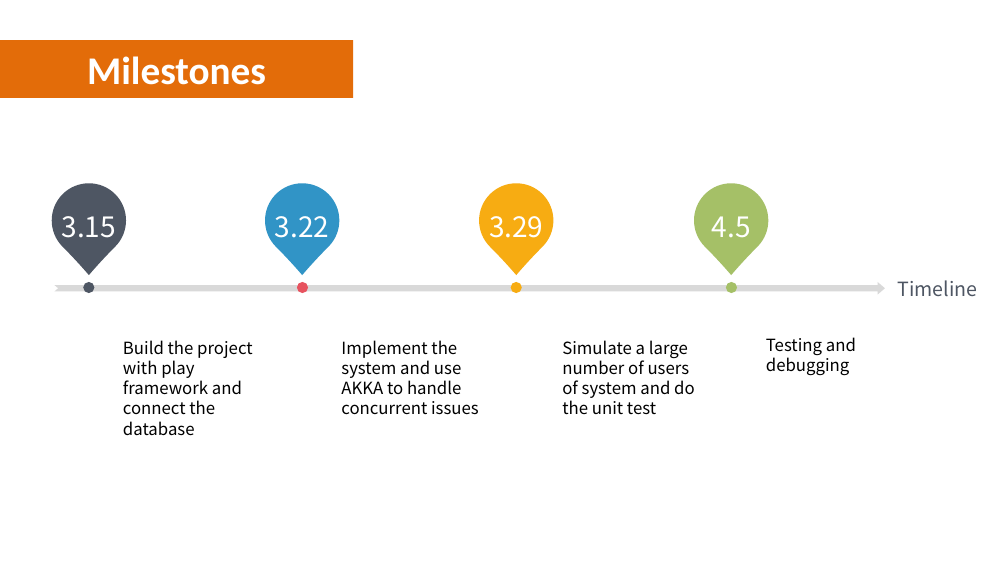
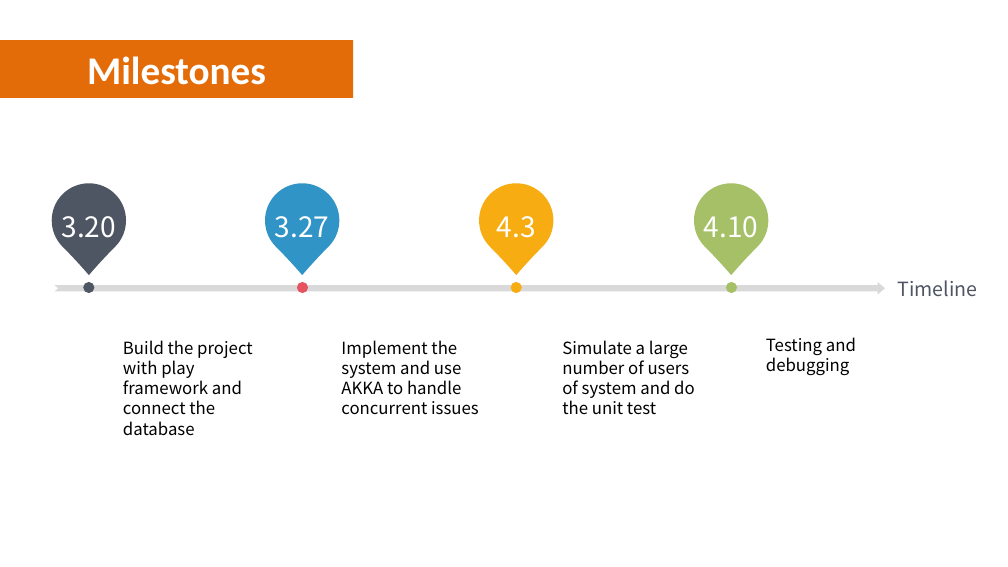
Before and after one commit to kinyang007/CSYE7200_Team5, a slide deck: slide 10 of Project Proposal_Team 5.pptx. Drawn at 1008x567 pixels with LibreOffice and Linux fonts; fonts in the diff are those of the drawing; background and template pictures are left out. Boxes give left, top, right and bottom in pixels: in the first picture for what was removed or moved away, otherwise in the second. Text is boxed around its words. In the diff, an @@ line names an element or a change of style, - is before the commit and + after.

Commit message:
change milestones

```diff
--- a/Project Proposal_Team 5.pptx
+++ b/Project Proposal_Team 5.pptx
@@ text at (62,216,116,238): text changed @@
-3.15
+3.20
@@ text at (275,216,329,238): text changed @@
-3.22
+3.27
@@ text at (497,216,536,238): text changed @@
-3.29
+4.3
@@ text at (704,216,758,238): text changed @@
-4.5
+4.10
```
